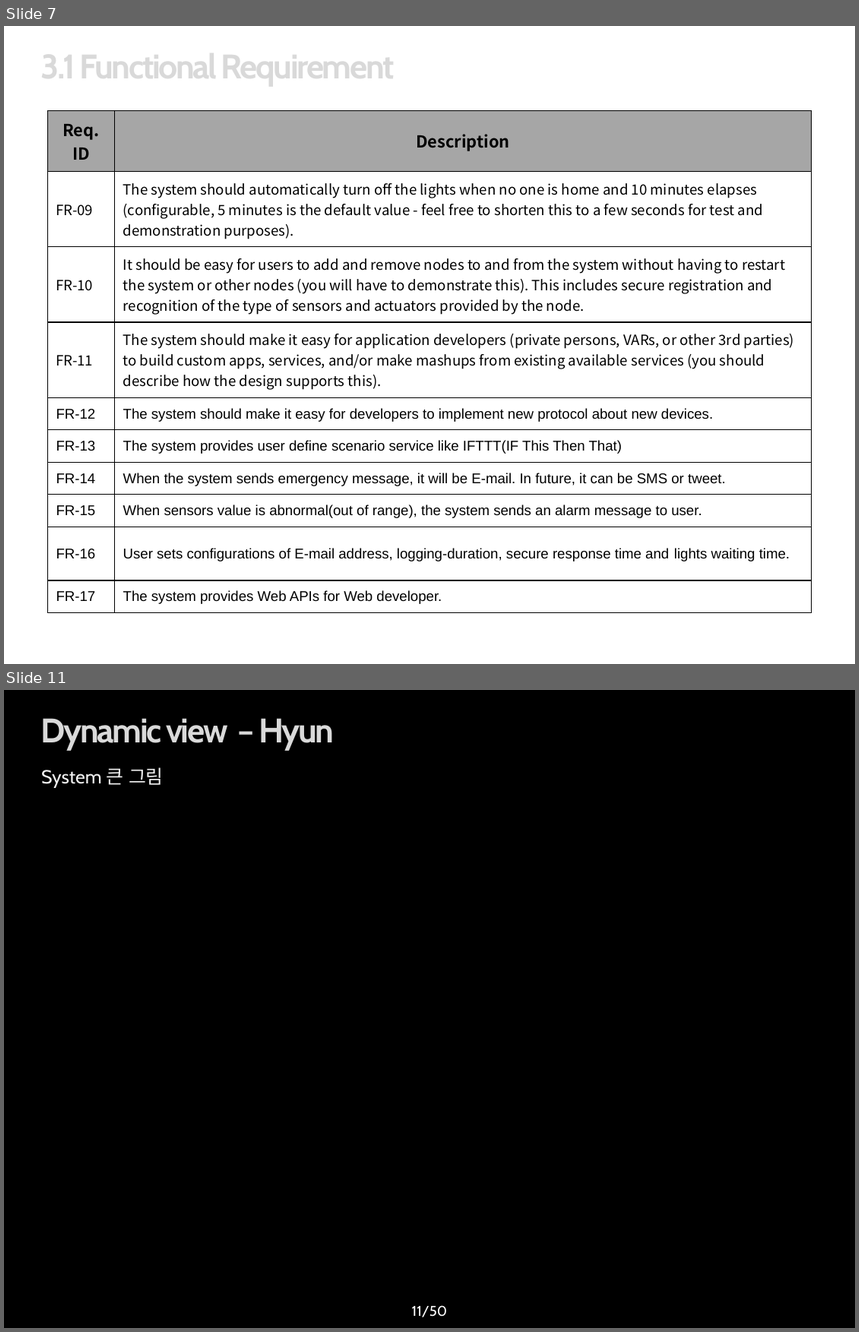
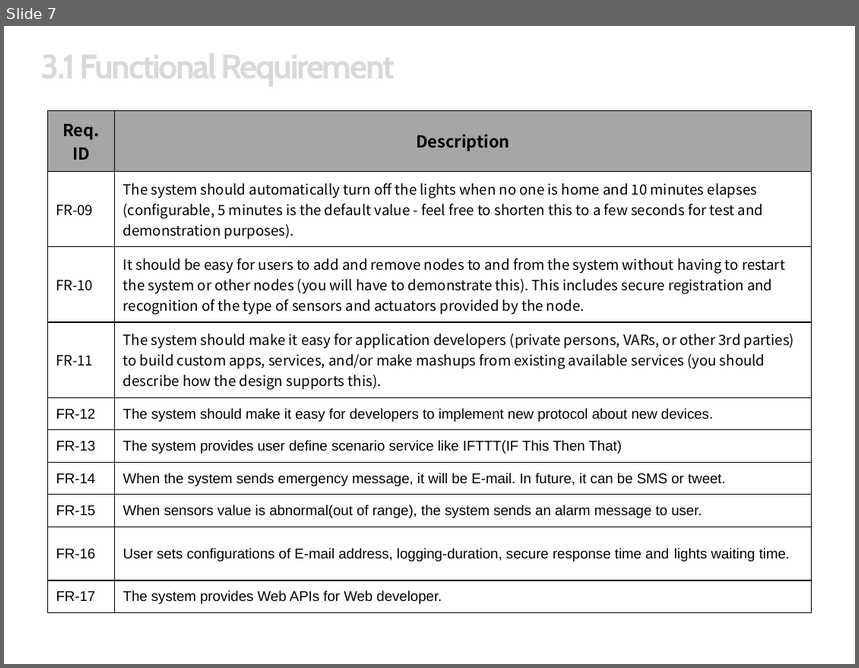
Before and after one commit to youkkwon/smarthome, a slide deck: doc/Docs/IoT System Final Presentation_0624.pptx. Shown one above the other, each under a label of ours: slides 7 and 11 before the commit, slide 7 after it; the slides between them are not shown. The pictures are 859x1332 and 859x668 pixels, drawn with LibreOffice and Linux fonts; fonts in the diff are those of the drawing; background and template pictures are left out. Boxes give left, top, right and bottom in pixels: in the first picture for what was removed or moved away, otherwise in the second. Text is boxed around its words. In the diff, an @@ line names an element or a change of style, - is before the commit and + after.

Commit message:
final PPT : QA utility , dynamic view추가

```diff
--- a/doc/Docs/IoT System Final Presentation_0624.pptx
+++ b/doc/Docs/IoT System Final Presentation_0624.pptx
@@ slide 11 removed at (x1=4, y1=690, x2=855, y2=1328), background picture (left out) @@
@@ title removed at (x1=41, y1=718, x2=334, y2=750) @@
-Dynamic view – Hyun
@@ text removed at (x1=41, y1=768, x2=164, y2=788) @@
-System 큰 그림
@@ page number removed at (x1=412, y1=1306, x2=448, y2=1318) @@
-11/50
```
Also in this commit, not shown: 2 slides changed, 2 slides added, 1 other slide removed.
